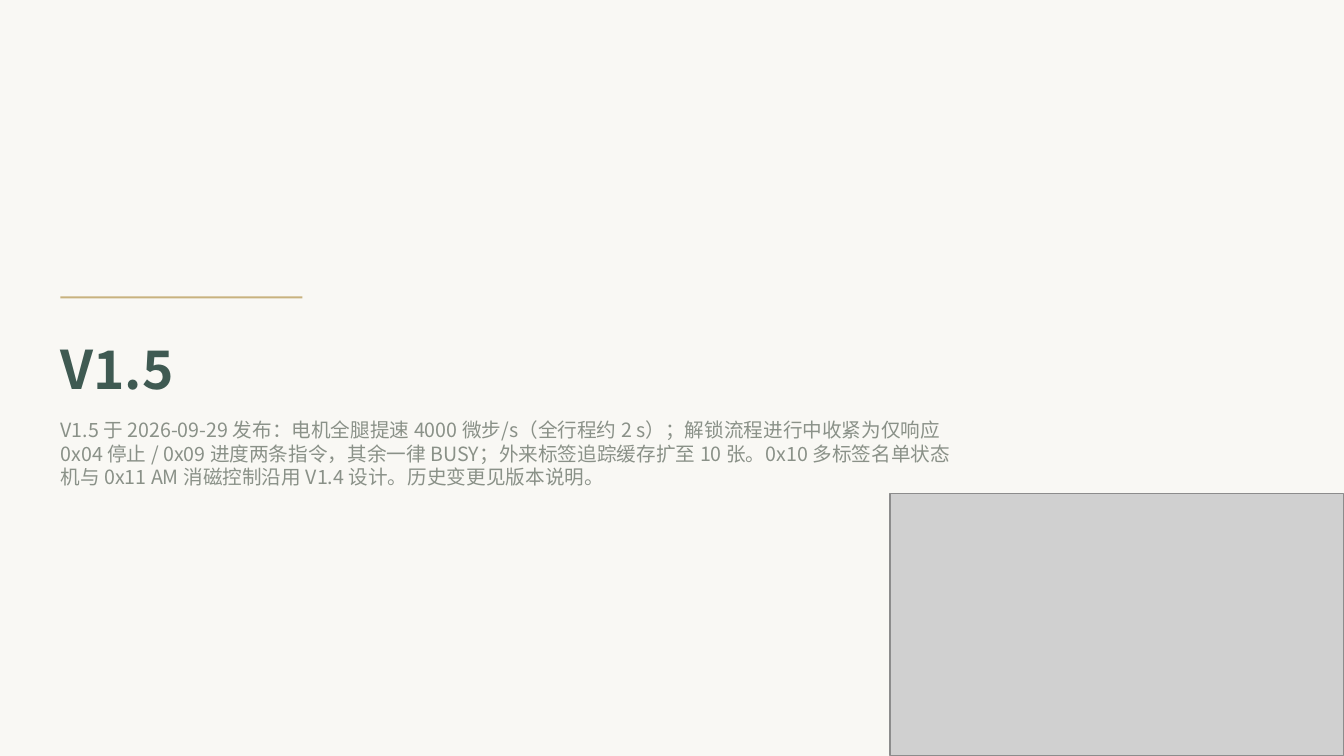
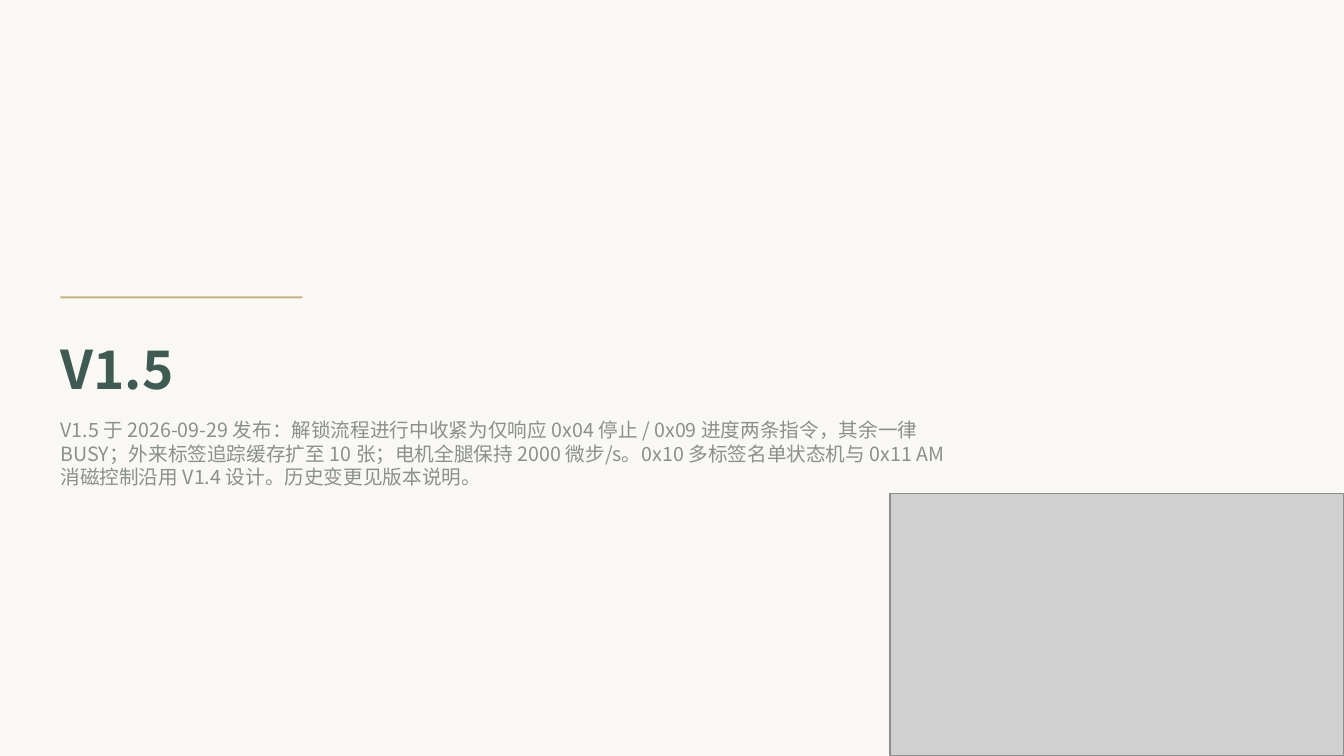
Before and after one commit to xrswnw/ZLR5401, a slide deck: slide 33 of Protocol/App_Protocol_V1.5.pptx. Drawn at 1344x756 pixels with LibreOffice and Linux fonts; fonts in the diff are those of the drawing; grey boxes stand for pictures. Boxes give left, top, right and bottom in pixels: in the first picture for what was removed or moved away, otherwise in the second. Text is boxed around its words. In the diff, an @@ line names an element or a change of style, - is before the commit and + after.

Commit message:
Round_015 续: 电机回退保持 2000µ步/s (4000 提案被否决)
- LSEEK/HOMING/MT_TEST 三常量 4000→2000 回退, SetSpeedHz 注释回 1~2000
- 模拟测试 104 断言全绿复跑 (M1/E1 时序断言按 2000Hz), 静态检查 7 项通过
- 协议 V1.5 文档同步 2000 (版本历史表/流程图/封底), PDF 全文无 4000, judge 复验 3/3
- 4000 技术留档 (TIM4 ARR=250 无失真/行程 2.05s/上限 8000), 再启用只改三常量

```diff
--- a/Protocol/App_Protocol_V1.5.pptx
+++ b/Protocol/App_Protocol_V1.5.pptx
@@ text at <box>60,420,945,486</box>: text changed @@
-V1.5 于 2026-09-29 发布：电机全腿提速 4000 微步/s（全行程约 2 s）；解锁流程进行中收紧为仅响应 0x04 停止 / 0x09 进度两条指令，其余一律 BUSY；外来标签追踪缓存扩至 10 张。0x10 多标签名单状态机与 0x11 AM 消磁控制沿用 V1.4 设计。历史变更见版本说明。
+V1.5 于 2026-09-29 发布：解锁流程进行中收紧为仅响应 0x04 停止 / 0x09 进度两条指令，其余一律 BUSY；外来标签追踪缓存扩至 10 张；电机全腿保持 2000 微步/s。0x10 多标签名单状态机与 0x11 AM 消磁控制沿用 V1.4 设计。历史变更见版本说明。
```
Also in this commit, not shown: 2 other slides changed, 11 other files.
